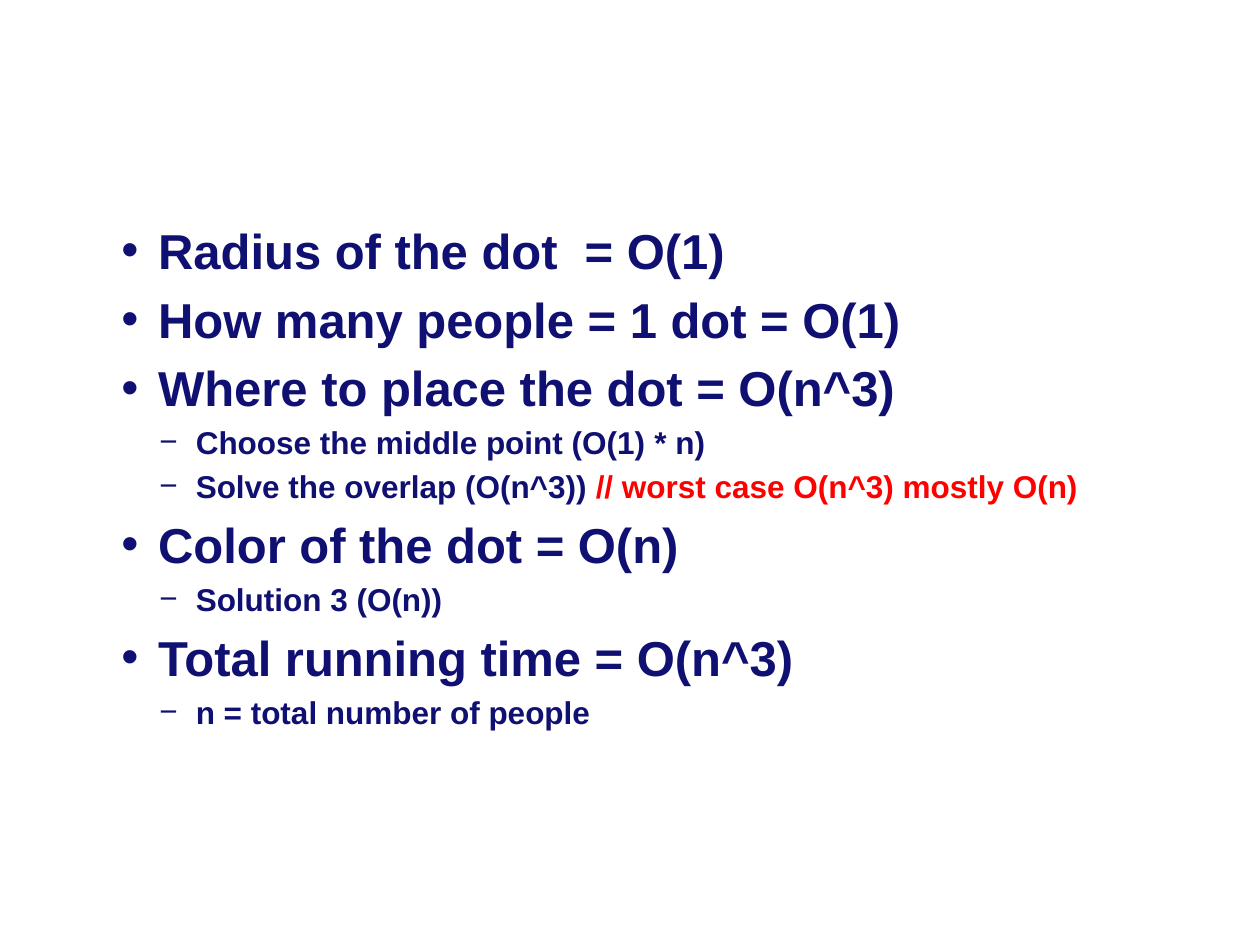
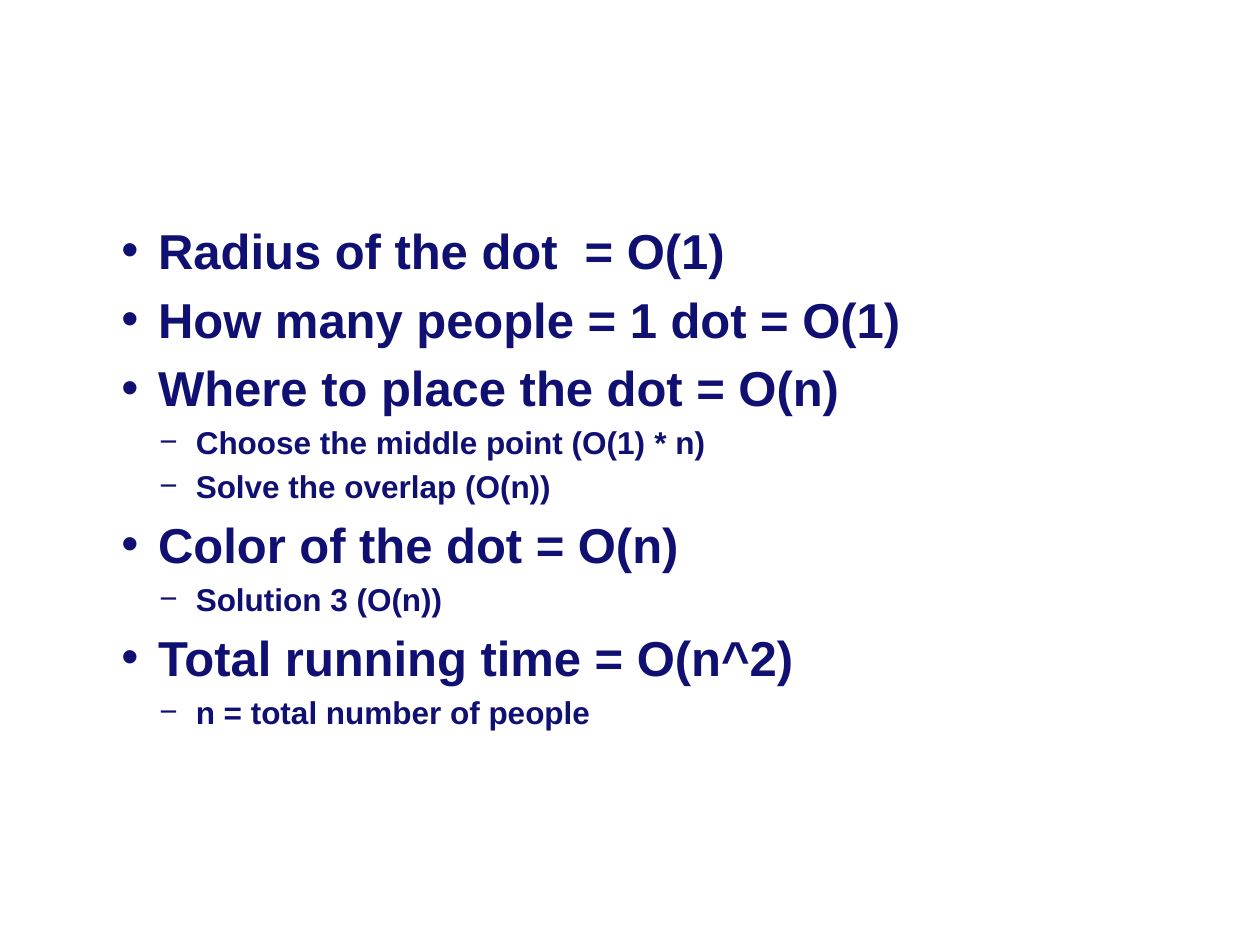
Before and after one commit to radualex/GeographicAlgsProject, a slide deck: slide 16 of GA_Group7_DotMap 20171021.pptx. Drawn at 1260x945 pixels with LibreOffice and Linux fonts; fonts in the diff are those of the drawing; background and template pictures are left out. Boxes give left, top, right and bottom in pixels: in the first picture for what was removed or moved away, otherwise in the second. Text is boxed around its words. In the diff, an @@ line names an element or a change of style, - is before the commit and + after.

```diff
--- a/GA_Group7_DotMap 20171021.pptx
+++ b/GA_Group7_DotMap 20171021.pptx
@@ text at (x1=158, y1=370, x2=839, y2=416): text changed @@
-  • Where to place the dot = O(n^3)
+  • Where to place the dot = O(n)
@@ text at (x1=196, y1=475, x2=551, y2=504): text changed; text colour #FF0000 to #101073 @@
-    − Solve the overlap (O(n^3)) // worst case O(n^3) mostly O(n)
+    − Solve the overlap (O(n))
@@ text at (x1=158, y1=640, x2=793, y2=686): text changed @@
-  • Total running time = O(n^3)
+  • Total running time = O(n^2)
```
Also in this commit, not shown: 1 other slide changed.
